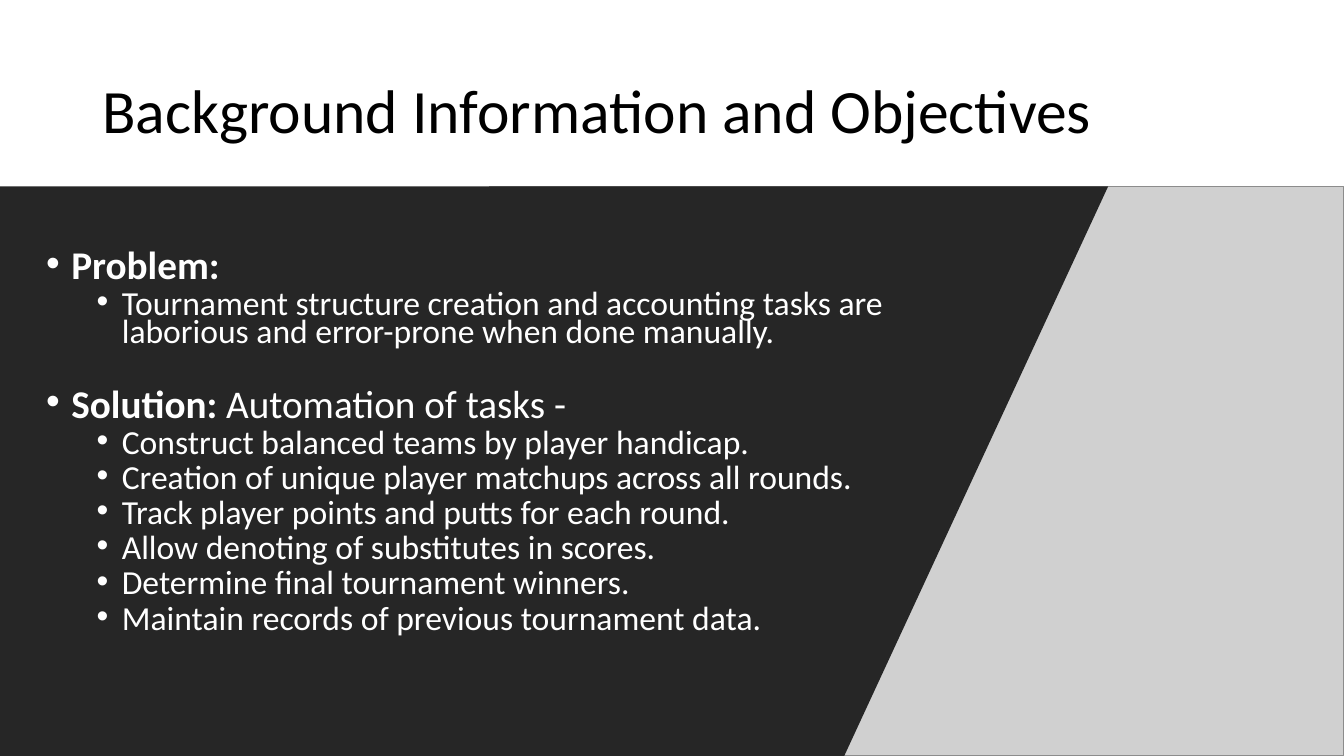
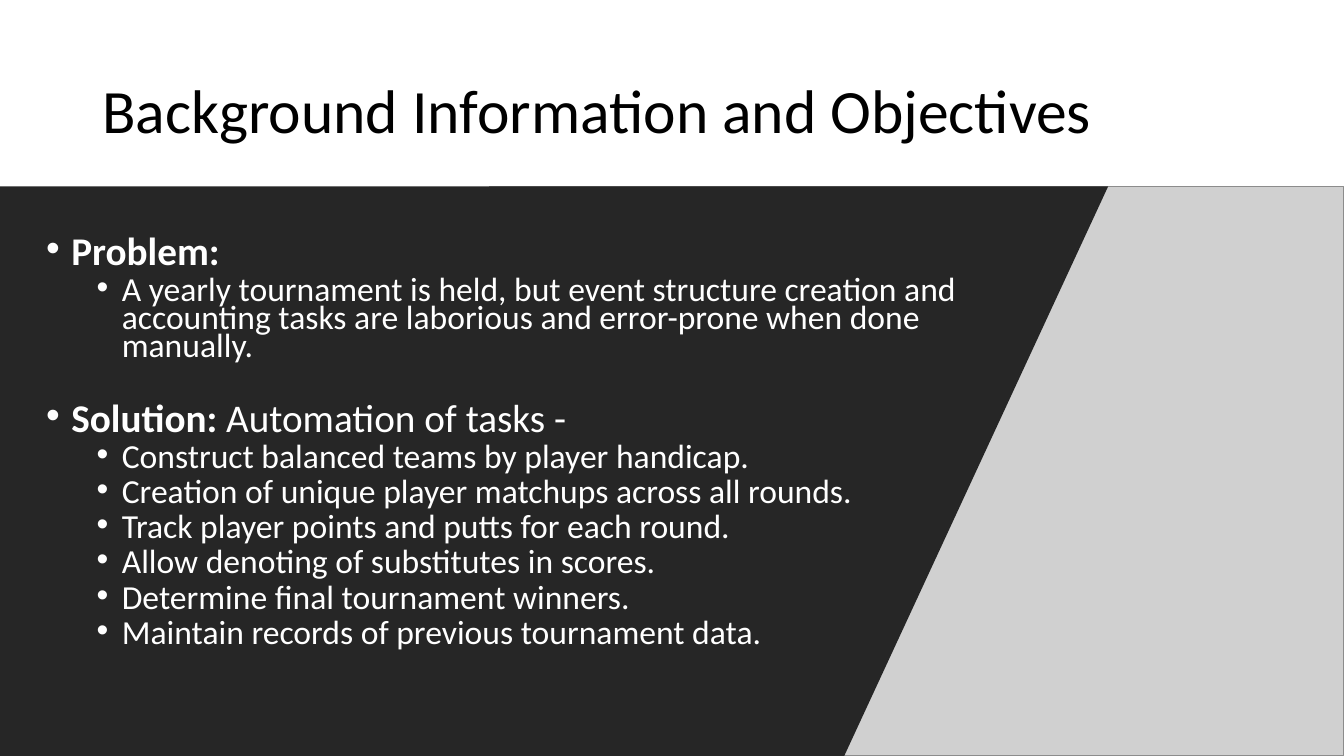
Before and after one commit to dustinfast/TeamPlayTracker, a slide deck: slide 3 of FinalReport/AWGADemo.pptx. Drawn at 1344x756 pixels with LibreOffice and Linux fonts; fonts in the diff are those of the drawing; grey boxes stand for pictures. Boxes give left, top, right and bottom in pixels: in the first picture for what was removed or moved away, otherwise in the second. Text is boxed around its words. In the diff, an @@ line names an element or a change of style, - is before the commit and + after.

```diff
--- a/FinalReport/AWGADemo.pptx
+++ b/FinalReport/AWGADemo.pptx
@@ text at bbox=[122, 277, 955, 363]: text changed @@
-  • Tournament structure creation and accounting tasks are laborious and error-prone when done manually.
+  • A yearly tournament is held, but event structure creation and accounting tasks are laborious and error-prone when done manually.
```
Also in this commit, not shown: 5 other slides changed, 1 slide added.
